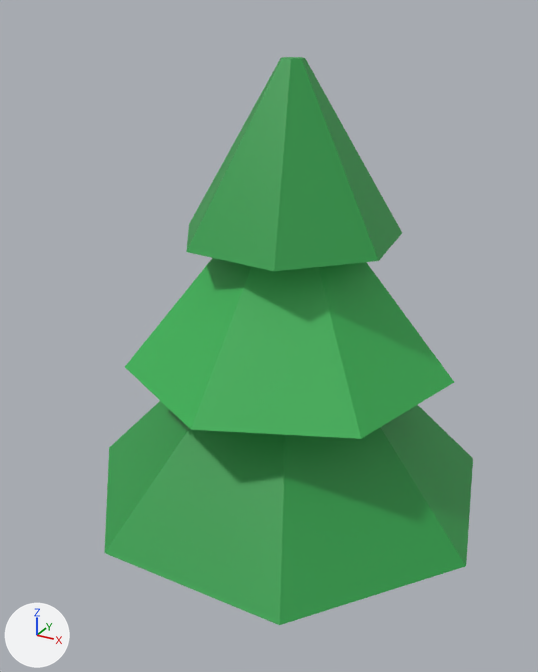
Two versions of the FBX model assets/models/tree_pine.fbx, one commit apart.
Camera for both pictures: a 50 mm lens placed at (4.37, -8.53, 8.24), pointed at (-0.31, -0.02, 3.99). Every picture has the same lights, and +X, +Y and +Z are marked at lower left. The first picture is the older version. Where no turn or scale is listed for an object, it has been applied to the vertices.
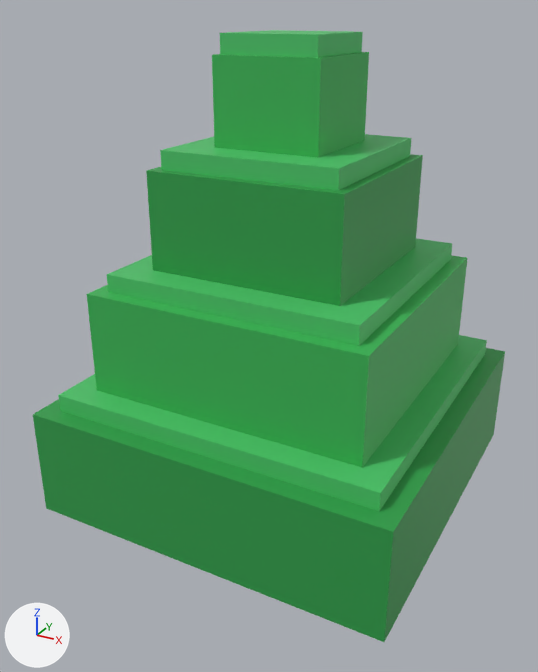
Boxes (x1, y1, x2, y2) around the edits, measured in the pictures (538 x 672 px):
'Cone', deleted (green)
    before: (104, 401, 473, 625)
'Cube.001', added (green)
    after: (33, 348, 505, 642)
'Cone.001', deleted (green)
    before: (125, 258, 454, 439)
'Cube.003', added (green)
    after: (87, 255, 467, 467)
'Cube.005', added (green)
    after: (146, 154, 423, 306)
'Cone.002', deleted (green)
    before: (186, 57, 402, 271)
'Cube.002', added (green)
    after: (58, 335, 487, 511)
'Cube.007', added (green)
    after: (212, 52, 369, 158)
'Cube.004', added (green)
    after: (107, 238, 452, 346)
'Cube.006', added (green)
    after: (160, 134, 412, 190)
'Cube.008', added (green)
    after: (220, 30, 363, 58)

What the commit changed:
Material '#4cc46a' (mat_4cc46a) is new.
Its base color is (0.0723, 0.552, 0.144) (green #4cc46a).
Mesh me_cube_005 is new.
It is a box spanning x -1.3..1.3, y -1.3..1.3, z 4.95..6.45.
It uses material mat_2f9e4a (green #2f9e4a).
Mesh me_cube_001 is new.
It is a box spanning x -2.5..2.5, y -2.5..2.5, z 1.85..3.35.
It uses material mat_2f9e4a (green #2f9e4a).
Mesh me_cube_007 is new.
It is a box spanning x -0.7..0.7, y -0.7..0.7, z 6.25..7.75.
It uses material mat_3ab456 (green #3ab456).
Mesh me_cube_003 is new.
It is a box spanning x -1.9..1.9, y -1.9..1.9, z 3.45..4.95.
It uses material mat_3ab456 (green #3ab456).
Mesh me_cube_006 is new.
It is a box spanning x -1.17..1.17, y -1.17..1.17, z 6.44..6.68.
It uses material mat_4cc46a (green #4cc46a).
Mesh me_cube_004 is new.
It is a box spanning x -1.71..1.71, y -1.71..1.71, z 4.94..5.18.
It uses material mat_4cc46a (green #4cc46a).
Mesh me_cube_008 is new.
It is a box spanning x -0.63..0.63, y -0.63..0.63, z 7.735..7.985.
It uses material mat_4cc46a (green #4cc46a).
Mesh me_cube_002 is new.
It is a box spanning x -2.25..2.25, y -2.25..2.25, z 3.34..3.58.
It uses material mat_4cc46a (green #4cc46a).
Object 'Cone.001' (ob_cone_001) is deleted.
Object 'Cone' (ob_cone) is deleted.
Object 'Cone.002' (ob_cone_002) is deleted.
Object 'Cube.005' (ob_cube_005) is new; it shows me_cube_005.
Its location is (0.0, 0.0, 0.0).
Object 'Cube.001' (ob_cube_001) is new; it shows me_cube_001.
Its location is (0.0, 0.0, 0.0).
Object 'Cube.007' (ob_cube_007) is new; it shows me_cube_007.
Its location is (0.0, 0.0, 0.0).
Object 'Cube.003' (ob_cube_003) is new; it shows me_cube_003.
Its location is (0.0, 0.0, 0.0).
Object 'Cube.006' (ob_cube_006) is new; it shows me_cube_006.
Its location is (0.0, 0.0, 0.0).
Object 'Cube.004' (ob_cube_004) is new; it shows me_cube_004.
Its location is (0.0, 0.0, 0.0).
Object 'Cube.008' (ob_cube_008) is new; it shows me_cube_008.
Its location is (0.0, 0.0, 0.0).
Object 'Cube.002' (ob_cube_002) is new; it shows me_cube_002.
Its location is (0.0, 0.0, 0.0).
